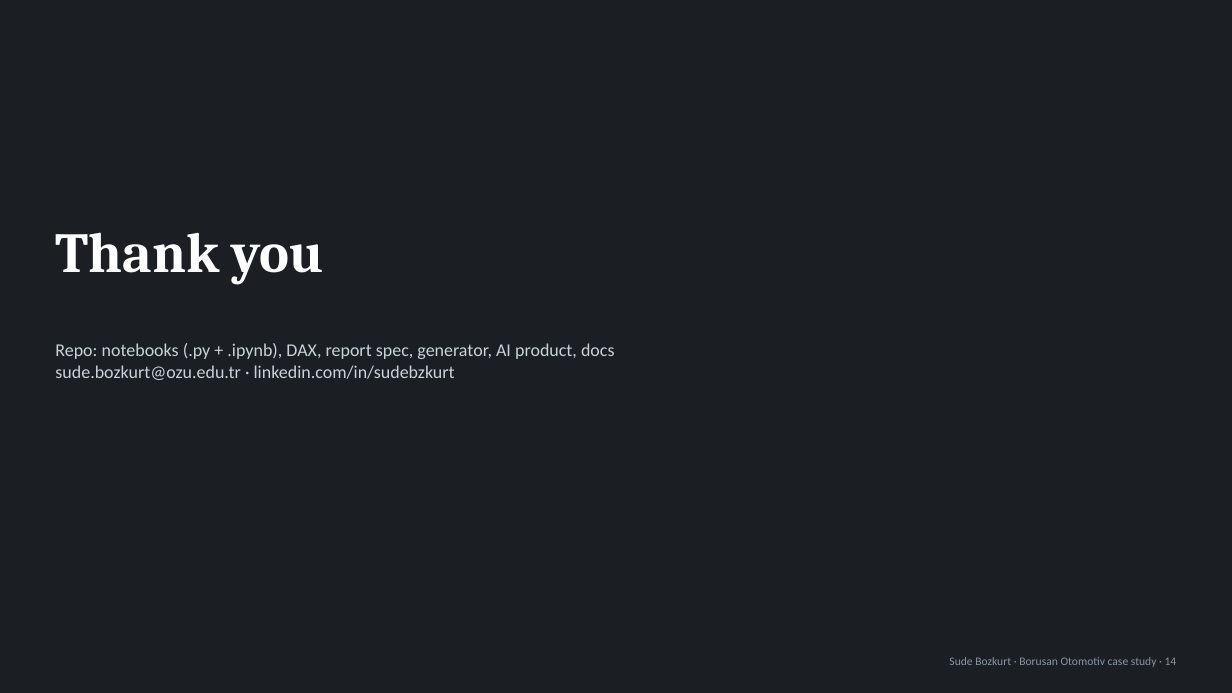
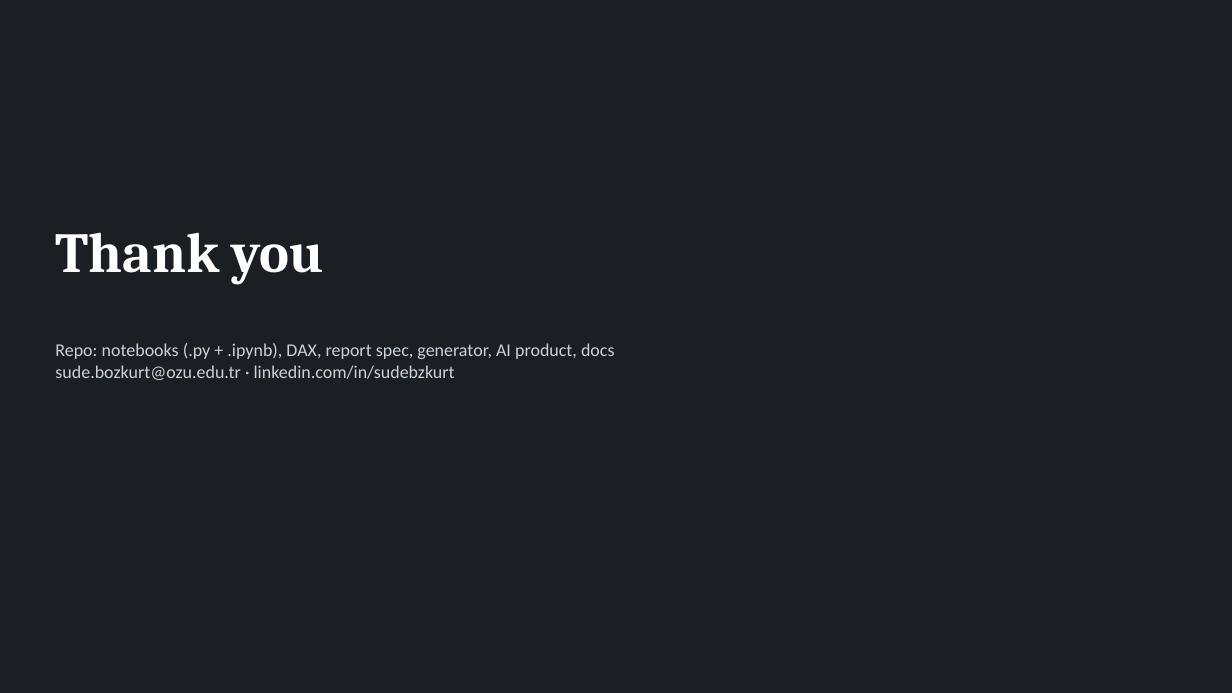
Before and after one commit to sudebzkrt/borusan-lead-to-sale-case, a slide deck: slide 14 of presentation.pptx. Drawn at 1232x693 pixels with LibreOffice and Linux fonts; fonts in the diff are those of the drawing. Boxes give left, top, right and bottom in pixels: in the first picture for what was removed or moved away, otherwise in the second. Text is boxed around its words. In the diff, an @@ line names an element or a change of style, - is before the commit and + after.

```diff
--- a/presentation.pptx
+++ b/presentation.pptx
@@ text removed at (x1=949, y1=657, x2=1177, y2=667) @@
-Sude Bozkurt · Borusan Otomotiv case study · 14
```
Also in this commit, not shown: 3 other slides changed, 1 other file.
